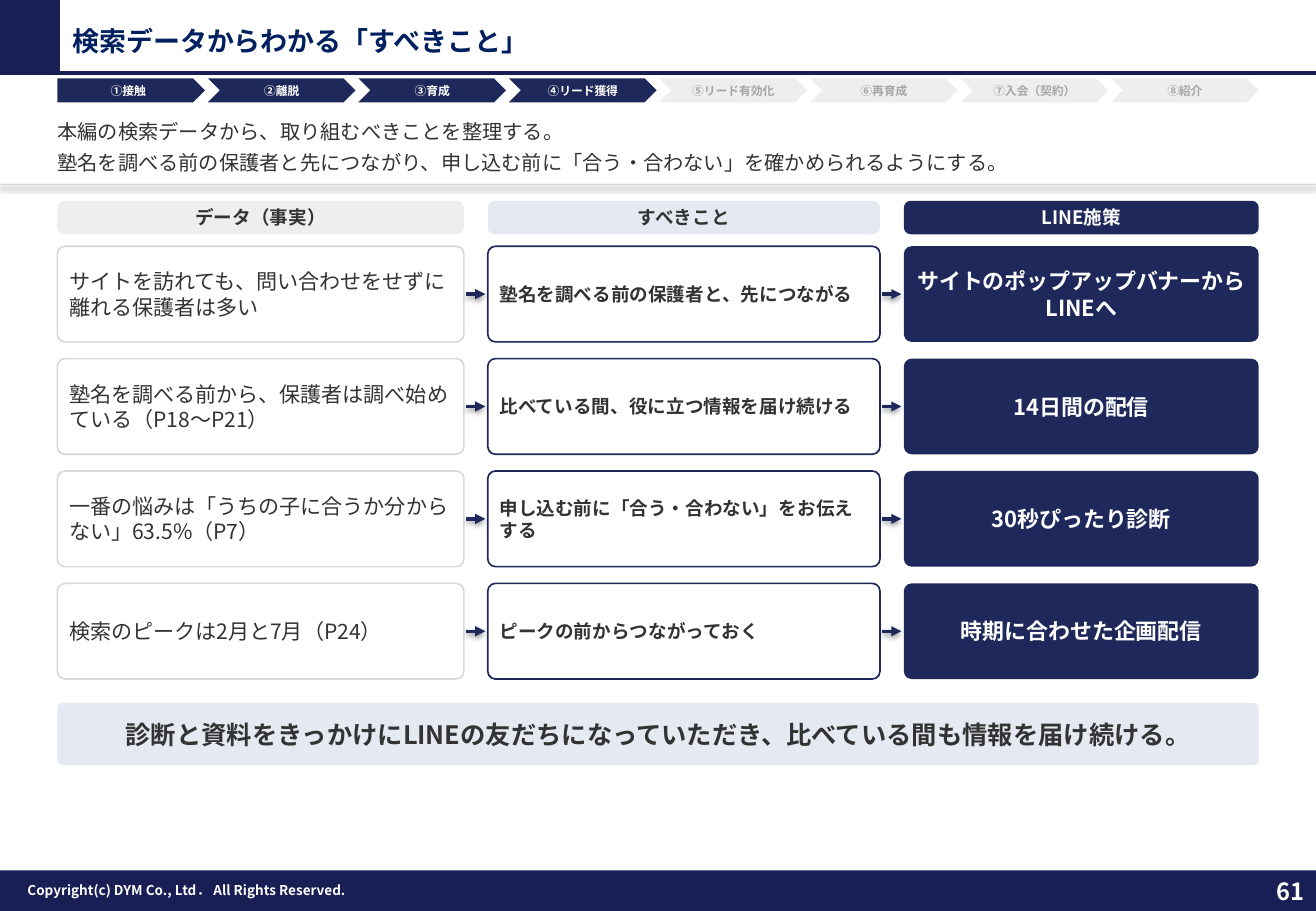
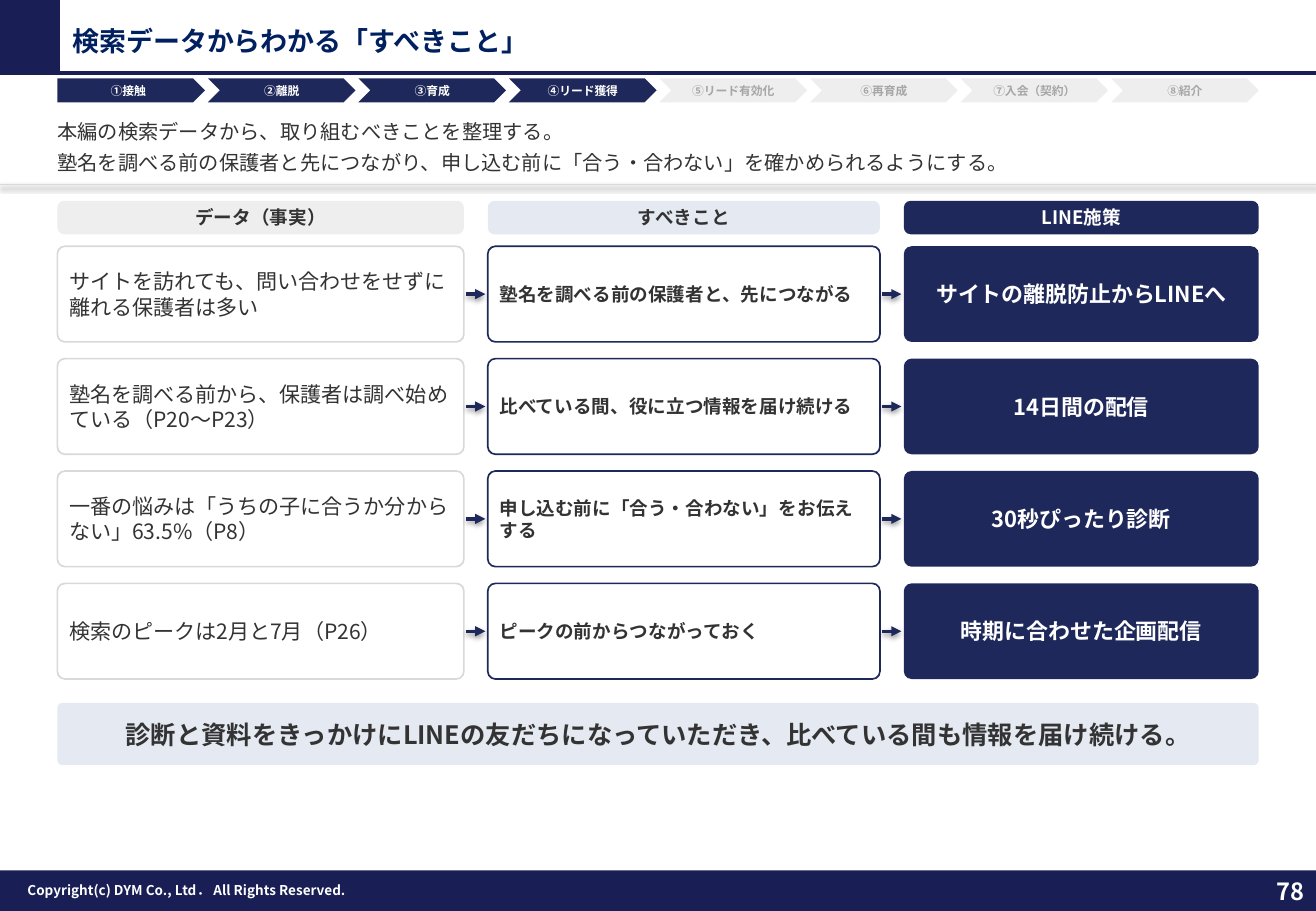
Before and after one commit to tonomura-r-dev/folder, a slide deck: slide 78 of 教育（塾）業界_LINE公式アカウント運用のご提案_新FMT版.pptx (slide 61 before the commit). Drawn at 1316x911 pixels with LibreOffice and Linux fonts; fonts in the diff are those of the drawing; background and template pictures are left out. Boxes give left, top, right and bottom in pixels: in the first picture for what was removed or moved away, otherwise in the second. Text is boxed around its words. In the diff, an @@ line names an element or a change of style, - is before the commit and + after.

```diff
--- a/教育（塾）業界_LINE公式アカウント運用のご提案_新FMT版.pptx
+++ b/教育（塾）業界_LINE公式アカウント運用のご提案_新FMT版.pptx
@@ text in rounded rectangle at box(936, 283, 1226, 304): text changed @@
-サイトのポップアップバナーからLINEへ
+サイトの離脱防止からLINEへ
@@ text in rounded rectangle at box(69, 384, 448, 429): text changed @@
-塾名を調べる前から、保護者は調べ始めている（P18〜P21）
+塾名を調べる前から、保護者は調べ始めている（P20〜P23）
@@ text in rounded rectangle at box(69, 496, 448, 541): text changed @@
-一番の悩みは「うちの子に合うか分からない」63.5%（P7）
+一番の悩みは「うちの子に合うか分からない」63.5%（P8）
@@ text in rounded rectangle at box(69, 621, 382, 641): text changed @@
-検索のピークは2月と7月（P24）
+検索のピークは2月と7月（P26）
@@ page number at box(1276, 882, 1304, 901): text changed @@
-61
+78
```
Also in this commit, not shown: 35 other slides changed, 20 slides added, 4 slides removed, 4 other files.
